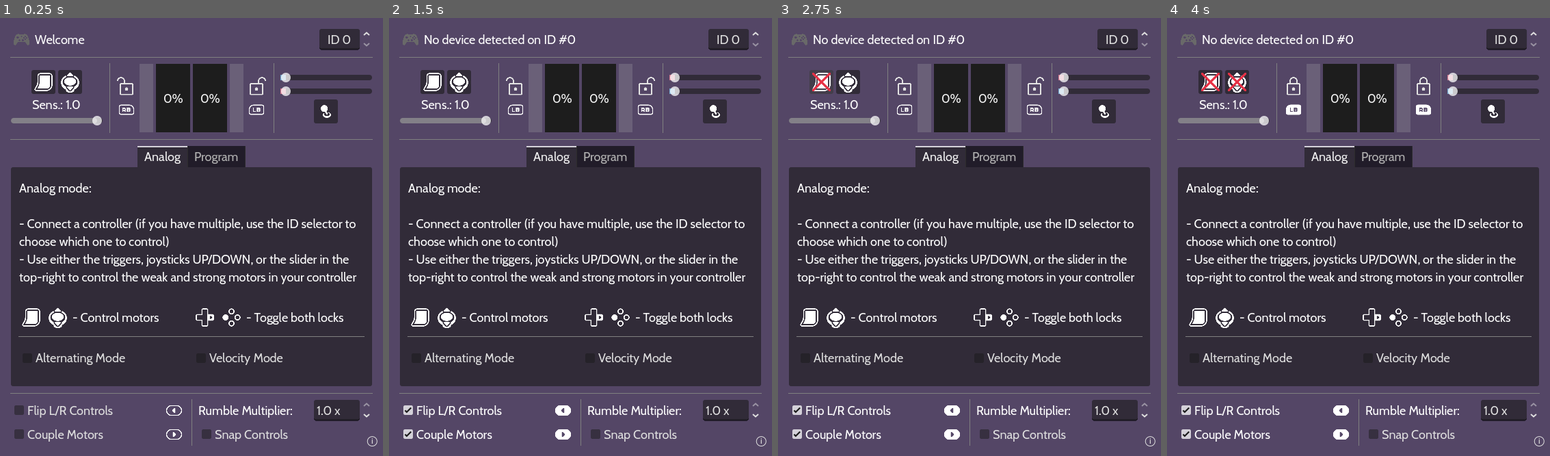
Above: before the commit, frames 1-4 (left to right).
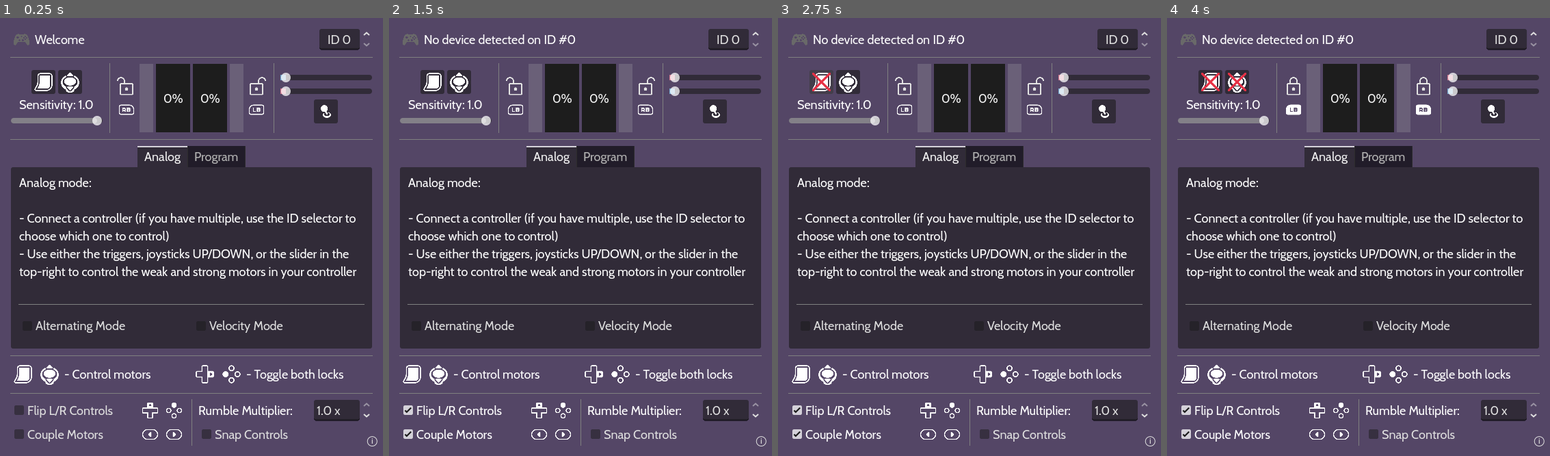
Above: after the commit, the same moments.

Repository: leosefcik/controller-rumble-tool
Game: Godot game, scene res://main.tscn
The game is run twice, just before and just after one commit, with the same random seed, the same clock (stepped at 60 frames per second) and the same inputs.
Inputs (mouse positions are in pixels of both pictures, inside the frame that each line leads up to):
- Up to frame 1 (0.25 s): no input
- Up to frame 2 (1.5 s): click "Flip L/R Controls" at 0.5 s; click "Couple Motors" at 1.25 s
- Up to frame 3 (2.75 s): click (820, 83) at 2 s
- Up to frame 4 (4 s): click (1235, 83) at 2.75 s; click (1293, 96) at 3.5 s

The runs differ from the first frame. In frame 1, 14% of the frame differs, in the area x 2-98%, y 18-97%; in frame 2, 14%; in frame 3, 14%; in frame 4, 14%.

Commit message:
happy new 2026 year v0.4 update
- Put the rumble processing logic into functions instead of randomly in _process()
- Fixed locking not working when using Velocity Mode
- Moved the controls glyphs out of the Analog tab as they'll apply to Program too
- Moved a bunch of code around
- Removed strong/weak_desired_lock values (used to store value at which to lock each motor - now, the functions use only strong/weak_power and simply don't change it if locked)
- Changed the Flip Controls and Couple Motors hotkeys, also their names in the input map
- Made the new joystick/trigger Sensitivity slider functional
- Made Flip Controls flip the order of the 2 mouse sliders

Diff:
--- a/main.gd
+++ b/main.gd
@@ -44,9 +44,6 @@
 # Lock - statuses of both motors locks and values theyre locked at
 var weak_locked := false
 var strong_locked := false
-var weak_desired_lock := 0.0
-var strong_desired_lock := 0.0
-
 
 # Mouse slider
 var weak_slider_in_use := false
@@ -71,60 +68,19 @@
 func _ready() -> void:
 	_update_glyphs()
 
+
 func _process(delta: float) -> void:
-	# Fix Frame counter
+	# Fix Frame counter - every 2 seconds ish
 	_increment_fix_frame(delta)
 
 	# Analog mode processing
 	if mode == Modes.ANALOG:
-
-		# We take the max of either the triggers/joyUP/joyDOWN for control variety
-		# first checking if they're enabled
-		var left_joy_mag := 0.0
-		var left_trigger_mag := 0.0
-		var right_joy_mag := 0.0
-		var right_trigger_mag := 0.0
-
-		if joystick_enabled:
-			left_joy_mag = maxf(
-			Input.get_action_strength("increase_rumble_left"),
-			Input.get_action_strength("decrease_rumble_left")
-			)
-			right_joy_mag = maxf(
-			Input.get_action_strength("increase_rumble_right"),
-			Input.get_action_strength("decrease_rumble_right")
-			)
-
-		if trigger_enabled:
-			left_trigger_mag = Input.get_action_strength("increase_rumble_trigger_left")
-			right_trigger_mag = Input.get_action_strength("increase_rumble_trigger_right")
-
-		var left_magnitude := maxf(left_joy_mag, left_trigger_mag)
-		var right_magnitude := maxf(right_joy_mag, right_trigger_mag)
-
-		# Mapping the controls
-		if coupled:
-			var combined_desired := maxf(left_magnitude, right_magnitude)
-			weak_desired = combined_desired
-			strong_desired = combined_desired
-		elif not flipped:
-			weak_desired = left_magnitude
-			strong_desired = right_magnitude
-		else:
-			weak_desired = right_magnitude
-			strong_desired = left_magnitude
-
-		weak_desired = maxf(weak_desired, %WeakSlider.value)
-		strong_desired = maxf(strong_desired, %StrongSlider.value)
-
-		if incremented:
-			strong_desired = snappedf(strong_desired, 0.1)
-			weak_desired = snappedf(weak_desired, 0.1)
-
-		_rumble_analog(delta)
+		_process_desired_analog() # sets desired values
+		_process_power_analog(delta) # sets final values
+		_rumble_analog() # processes final values into real rumble
 		_update_desired_gauges(weak_desired, strong_desired)
 
-		# Alternating mode check - flips controls exactly once, sets hit_zero check down
+		# Alternating mode check - flips controls exactly once, resets hit_zero check
 		if alternating_mode:
 			if (
 				(weak_power == 0.0 and strong_power == 0.0)
@@ -135,50 +91,69 @@
 				%FlipControls.button_pressed = !%FlipControls.button_pressed
 
 
-# Processing of button inputs
-func _input(event: InputEvent) -> void:
-	if event.is_action_pressed("special_right"):
-		%CoupleMotors.button_pressed = !%CoupleMotors.button_pressed
-	elif event.is_action_pressed("special_left"):
-		%FlipControls.button_pressed = !%FlipControls.button_pressed
-
-	elif event.is_action_pressed("lock_rumble_left"):
-		if coupled: _toggle_locks(1,1)
-		elif not flipped: _toggle_locks(1,0)
-		else: _toggle_locks(0,1)
-
-	elif event.is_action_pressed("lock_rumble_right"):
-		if coupled: _toggle_locks(1,1)
-		elif not flipped: _toggle_locks(0,1)
-		else: _toggle_locks(1,0)
-
-	elif event.is_action_pressed("lock_both_rumbles"):
-		_toggle_locks(1,1)
-
-
-func _toggle_locks(toggle_weak: bool, toggle_strong: bool) -> void:
-	if toggle_weak:
-		weak_locked = !weak_locked
-		weak_desired_lock = weak_desired
-	if toggle_strong:
-		strong_locked = !strong_locked
-		strong_desired_lock = strong_desired
-	_update_glyphs()
-
-
-func _rumble_analog(delta: float) -> void:
-	# Applying fix
+func _process_desired_analog() -> void:
+	# We take the max of either the triggers/joyUP/joyDOWN for control variety
+	# first checking if they're enabled
+	var left_joy_mag := 0.0
+	var left_trigger_mag := 0.0
+	var right_joy_mag := 0.0
+	var right_trigger_mag := 0.0
+
+	if joystick_enabled:
+		left_joy_mag = maxf(
+		Input.get_action_strength("increase_rumble_left"),
+		Input.get_action_strength("decrease_rumble_left")
+		)
+		right_joy_mag = maxf(
+		Input.get_action_strength("increase_rumble_right"),
+		Input.get_action_strength("decrease_rumble_right")
+		)
+
+	if trigger_enabled:
+		left_trigger_mag = Input.get_action_strength("increase_rumble_trigger_left")
+		right_trigger_mag = Input.get_action_strength("increase_rumble_trigger_right")
+
+	# Gets bigger of either joy/trigger, divs by sensitivity and caps it to 1.0
+	var left_magnitude := minf(maxf(left_joy_mag, left_trigger_mag) / control_sensitivty, 1.0)
+	var right_magnitude := minf(maxf(right_joy_mag, right_trigger_mag) / control_sensitivty, 1.0)
+
+	# Mapping the controls
+	if coupled:
+		var combined_desired := maxf(left_magnitude, right_magnitude)
+		weak_desired = combined_desired
+		strong_desired = combined_desired
+	elif not flipped:
+		weak_desired = left_magnitude
+		strong_desired = right_magnitude
+	else:
+		weak_desired = right_magnitude
+		strong_desired = left_magnitude
+
+	weak_desired = maxf(weak_desired, %WeakSlider.value)
+	strong_desired = maxf(strong_desired, %StrongSlider.value)
+
+	if incremented:
+		strong_desired = snappedf(strong_desired, 0.1)
+		weak_desired = snappedf(weak_desired, 0.1)
+
+
+func _process_power_analog(delta: float) -> void:
+	if not weak_locked:
+		if not velocity_mode:
+			weak_power = weak_desired
+		else:
+			weak_power = move_toward(weak_power, weak_desired, delta*velocity_mode_speed)
+
+	if not strong_locked:
+		if not velocity_mode:
+			strong_power = strong_desired
+		else:
+			strong_power = move_toward(strong_power, strong_desired, delta*velocity_mode_speed)
+
+
+func _rumble_analog() -> void:
+	# Applying 0.99x fix every frame after 2 seconds, otherwise it's 1.00x
 	var fix := _get_fix_multiplier()
-
-	#######
-	####### FIX LOCKED MODE BROKEN
-	######3
-	if not velocity_mode: # Regular, direct operation
-		weak_power = weak_desired if not weak_locked else weak_desired_lock
-		strong_power = strong_desired if not strong_locked else strong_desired_lock
-	else: # Velocity Mode logic
-		weak_power = move_toward(weak_power, weak_desired, delta*velocity_mode_speed)
-		strong_power = move_toward(strong_power, strong_desired, delta*velocity_mode_speed)
 
 	Input.start_joy_vibration(
 		controller_id,
@@ -224,8 +199,9 @@
 	else:
 		%StrongLockGlyph.texture = RB_ON_GLYPH if not flipped else LB_ON_GLYPH
 
-	%FlipControlsGlyph.texture = SELECT_OFF_GLYPH if not flipped else SELECT_ON_GLYPH
-	%CoupleMotorsGlyph.texture = START_OFF_GLYPH if not coupled else START_ON_GLYPH
+	# Disabled after changing the controls
+	#%FlipControlsGlyph.texture = SELECT_OFF_GLYPH if not flipped else SELECT_ON_GLYPH
+	#%CoupleMotorsGlyph.texture = START_OFF_GLYPH if not coupled else START_ON_GLYPH
 
 
 func _update_desired_gauges(weak: float, strong: float) -> void:
@@ -235,6 +211,39 @@
 func _update_power_gauges(weak: float, strong: float) -> void:
 	%WeakPower.value = weak
 	%StrongPower.value = strong
+
+
+
+## INPUT
+
+# Processing of button inputs
+func _input(event: InputEvent) -> void:
+	if event.is_action_pressed("couple_motors"):
+		%CoupleMotors.button_pressed = !%CoupleMotors.button_pressed
+	elif event.is_action_pressed("flip_controls"):
+		%FlipControls.button_pressed = !%FlipControls.button_pressed
+
+	elif event.is_action_pressed("lock_rumble_left"):
+		if coupled: _toggle_locks(1,1)
+		elif not flipped: _toggle_locks(1,0)
+		else: _toggle_locks(0,1)
+
+	elif event.is_action_pressed("lock_rumble_right"):
+		if coupled: _toggle_locks(1,1)
+		elif not flipped: _toggle_locks(0,1)
+		else: _toggle_locks(1,0)
+
+	elif event.is_action_pressed("lock_both_rumbles"):
+		_toggle_locks(1,1)
+
+
+func _toggle_locks(toggle_weak: bool, toggle_strong: bool) -> void:
+	if toggle_weak:
+		weak_locked = !weak_locked
+	if toggle_strong:
+		strong_locked = !strong_locked
+	_update_glyphs()
+
 
 ### CONTROLLER
 
@@ -253,7 +262,8 @@
 
 
 func _on_controller_id_box_value_changed(value: float) -> void:
-	controller_name = "this is changed so the label update in _on_controller_check_timer_timeout() triggers"
+	# this is changed so the label update in _on_controller_check_timer_timeout() triggers
+	controller_name = "asdfasf"
 	controller_id = int(value)
 
 
@@ -298,7 +308,7 @@
 
 func _on_control_sensitivity_slider_value_changed(value: float) -> void:
 	control_sensitivty = value
-	%ControlSensitivityLabel.text = str("Sens.: ", value)
+	%ControlSensitivityLabel.text = str("Sensitivity: ", value)
 
 
 ### SETTINGS
@@ -309,7 +319,7 @@
 func _on_flip_controls_toggled(toggled_on: bool) -> void:
 	flipped = toggled_on
 	# Flip mouse slides too. A bit ugly but eh
-	if flipped: %WeakSlider.get_parent().move_child(%WeakSlider, 2)
+	if toggled_on: %WeakSlider.get_parent().move_child(%WeakSlider, 2)
 	else: %WeakSlider.get_parent().move_child(%WeakSlider, 1)
 	_update_glyphs() # to update LB/RB glyphs
 
--- a/main.tscn
+++ b/main.tscn
@@ -21,6 +21,8 @@
 [ext_resource type="Texture2D" uid="uid://c4k7h56m5qum3" path="res://icon/kenney_glyphs/Generic/generic_joystick_left.png" id="17_074og"]
 [ext_resource type="Texture2D" uid="uid://cobfw7wvbxehb" path="res://icon/kenney_glyphs/Nintendo Switch/switch_dpad_right_outline.png" id="19_getpj"]
 [ext_resource type="Texture2D" uid="uid://77sud8rl3qs8" path="res://icon/kenney_glyphs/Nintendo Switch/switch_buttons_left_outline.png" id="20_ryguw"]
+[ext_resource type="Texture2D" uid="uid://dpbkmplgtdokt" path="res://icon/kenney_glyphs/Nintendo Switch/switch_dpad_up_outline.png" id="21_d13ii"]
+[ext_resource type="Texture2D" uid="uid://cr4gsturnc2nc" path="res://icon/kenney_glyphs/Nintendo Switch/switch_buttons_up_outline.png" id="22_1u8w0"]
 
 [sub_resource type="StyleBoxFlat" id="StyleBoxFlat_1bvp3"]
 bg_color = Color(0.66, 0.66, 0.66, 0.27058825)
@@ -195,13 +197,14 @@
 [node name="ControlSensitivityLabel" type="Label" parent="UI/MainVBox/Gauges/LeftOfGauge/VBoxContainer"]
 unique_name_in_owner = true
 layout_mode = 2
-text = "Sens.: 1.0"
+text = "Sensitivity: 1.0"
 horizontal_alignment = 1
 
 [node name="ControlSensitivitySlider" type="HSlider" parent="UI/MainVBox/Gauges/LeftOfGauge/VBoxContainer"]
 layout_mode = 2
 tooltip_text = "Sensitivity of trigger/joystick.
-The lower the number, the less you have to push to reach 100% power."
+The lower this number is, the less you have to push to reach 100% power.
+If you push the trigger/joystick further, it'll stay at 100%."
 min_value = 0.01
 max_value = 1.0
 step = 0.01
@@ -401,51 +404,6 @@
 "
 autowrap_mode = 3
 
-[node name="HBoxContainer2" type="HBoxContainer" parent="UI/MainVBox/ModeTabs/Analog/VBoxContainer"]
-layout_mode = 2
-
-[node name="HBoxContainer2" type="HBoxContainer" parent="UI/MainVBox/ModeTabs/Analog/VBoxContainer/HBoxContainer2"]
-custom_minimum_size = Vector2(0, 35)
-layout_mode = 2
-size_flags_horizontal = 3
-
-[node name="GlyphIcon" type="TextureRect" parent="UI/MainVBox/ModeTabs/Analog/VBoxContainer/HBoxContainer2/HBoxContainer2"]
-layout_mode = 2
-texture = ExtResource("14_2cqfq")
-expand_mode = 2
-stretch_mode = 5
-
-[node name="GlyphIcon2" type="TextureRect" parent="UI/MainVBox/ModeTabs/Analog/VBoxContainer/HBoxContainer2/HBoxContainer2"]
-layout_mode = 2
-texture = ExtResource("14_vivmo")
-expand_mode = 2
-stretch_mode = 5
-
-[node name="Label" type="Label" parent="UI/MainVBox/ModeTabs/Analog/VBoxContainer/HBoxContainer2/HBoxContainer2"]
-layout_mode = 2
-text = "- Control motors"
-
-[node name="HBoxContainer" type="HBoxContainer" parent="UI/MainVBox/ModeTabs/Analog/VBoxContainer/HBoxContainer2"]
-custom_minimum_size = Vector2(0, 35)
-layout_mode = 2
-size_flags_horizontal = 3
-
-[node name="GlyphIcon" type="TextureRect" parent="UI/MainVBox/ModeTabs/Analog/VBoxContainer/HBoxContainer2/HBoxContainer"]
-layout_mode = 2
-texture = ExtResource("19_getpj")
-expand_mode = 2
-stretch_mode = 5
-
-[node name="GlyphIcon2" type="TextureRect" parent="UI/MainVBox/ModeTabs/Analog/VBoxContainer/HBoxContainer2/HBoxContainer"]
-layout_mode = 2
-texture = ExtResource("20_ryguw")
-expand_mode = 2
-stretch_mode = 5
-
-[node name="Label" type="Label" parent="UI/MainVBox/ModeTabs/Analog/VBoxContainer/HBoxContainer2/HBoxContainer"]
-layout_mode = 2
-text = "- Toggle both locks"
-
 [node name="HSeparator" type="HSeparator" parent="UI/MainVBox/ModeTabs/Analog/VBoxContainer"]
 layout_mode = 2
 
@@ -650,6 +608,54 @@
 [node name="HSeparator3" type="HSeparator" parent="UI/MainVBox"]
 layout_mode = 2
 
+[node name="HBoxContainer2" type="HBoxContainer" parent="UI/MainVBox"]
+layout_mode = 2
+
+[node name="HBoxContainer2" type="HBoxContainer" parent="UI/MainVBox/HBoxContainer2"]
+custom_minimum_size = Vector2(0, 35)
+layout_mode = 2
+size_flags_horizontal = 3
+
+[node name="GlyphIcon" type="TextureRect" parent="UI/MainVBox/HBoxContainer2/HBoxContainer2"]
+layout_mode = 2
+texture = ExtResource("14_2cqfq")
+expand_mode = 2
+stretch_mode = 5
+
+[node name="GlyphIcon2" type="TextureRect" parent="UI/MainVBox/HBoxContainer2/HBoxContainer2"]
+layout_mode = 2
+texture = ExtResource("14_vivmo")
+expand_mode = 2
+stretch_mode = 5
+
+[node name="Label" type="Label" parent="UI/MainVBox/HBoxContainer2/HBoxContainer2"]
+layout_mode = 2
+text = "- Control motors"
+
+[node name="HBoxContainer" type="HBoxContainer" parent="UI/MainVBox/HBoxContainer2"]
+custom_minimum_size = Vector2(0, 35)
+layout_mode = 2
+size_flags_horizontal = 3
+
+[node name="GlyphIcon" type="TextureRect" parent="UI/MainVBox/HBoxContainer2/HBoxContainer"]
+layout_mode = 2
+texture = ExtResource("19_getpj")
+expand_mode = 2
+stretch_mode = 5
+
+[node name="GlyphIcon2" type="TextureRect" parent="UI/MainVBox/HBoxContainer2/HBoxContainer"]
+layout_mode = 2
+texture = ExtResource("20_ryguw")
+expand_mode = 2
+stretch_mode = 5
+
+[node name="Label" type="Label" parent="UI/MainVBox/HBoxContainer2/HBoxContainer"]
+layout_mode = 2
+text = "- Toggle both locks"
+
+[node name="HSeparator4" type="HSeparator" parent="UI/MainVBox"]
+layout_mode = 2
+
 [node name="Settings" type="VBoxContainer" parent="UI/MainVBox"]
 layout_mode = 2
 
@@ -670,23 +676,35 @@
 tooltip_text = "Flips the triggers/joysticks that control each motor"
 text = "Flip L/R Controls"
 
+[node name="FlipControlsGlyph2" type="TextureRect" parent="UI/MainVBox/Settings/HBoxContainer3/VBoxContainer/HBoxContainer"]
+unique_name_in_owner = true
+layout_mode = 2
+texture = ExtResource("21_d13ii")
+expand_mode = 2
+
 [node name="FlipControlsGlyph" type="TextureRect" parent="UI/MainVBox/Settings/HBoxContainer3/VBoxContainer/HBoxContainer"]
+unique_name_in_owner = true
+layout_mode = 2
+texture = ExtResource("22_1u8w0")
+expand_mode = 2
+
+[node name="HBoxContainer2" type="HBoxContainer" parent="UI/MainVBox/Settings/HBoxContainer3/VBoxContainer"]
+layout_mode = 2
+
+[node name="CoupleMotors" type="CheckBox" parent="UI/MainVBox/Settings/HBoxContainer3/VBoxContainer/HBoxContainer2"]
+unique_name_in_owner = true
+layout_mode = 2
+size_flags_horizontal = 3
+tooltip_text = "Control both motors together with either L/R input"
+text = "Couple Motors"
+
+[node name="CoupleMotorsGlyph" type="TextureRect" parent="UI/MainVBox/Settings/HBoxContainer3/VBoxContainer/HBoxContainer2"]
 unique_name_in_owner = true
 layout_mode = 2
 texture = ExtResource("8_yaehf")
 expand_mode = 2
 
-[node name="HBoxContainer2" type="HBoxContainer" parent="UI/MainVBox/Settings/HBoxContainer3/VBoxContainer"]
-layout_mode = 2
-
-[node name="CoupleMotors" type="CheckBox" parent="UI/MainVBox/Settings/HBoxContainer3/VBoxContainer/HBoxContainer2"]
-unique_name_in_owner = true
-layout_mode = 2
-size_flags_horizontal = 3
-tooltip_text = "Control both motors together with either L/R input"
-text = "Couple Motors"
-
-[node name="CoupleMotorsGlyph" type="TextureRect" parent="UI/MainVBox/Settings/HBoxContainer3/VBoxContainer/HBoxContainer2"]
+[node name="CoupleMotorsGlyph2" type="TextureRect" parent="UI/MainVBox/Settings/HBoxContainer3/VBoxContainer/HBoxContainer2"]
 unique_name_in_owner = true
 layout_mode = 2
 texture = ExtResource("10_cegan")
@@ -794,7 +812,7 @@
 bbcode_enabled = true
 text = "[center][b]Controller Rumble Tool[/b]
 (Gamepad Vibration Massager)
-[i]v0.3.1[/i][/center]
+[i]v0.4[/i][/center]
 
 Credits:
 [ul]Cabin Font - [url]https://github.com/impallari/Cabin[/url]
--- a/project.godot
+++ b/project.godot
@@ -11,7 +11,7 @@
 [application]
 
 config/name="Controller Rumble Tool (Gamepad Vibration Massager)"
-config/version="0.3.1"
+config/version="0.4"
 run/main_scene="uid://cmikhaqwhlrq1"
 config/features=PackedStringArray("4.5", "GL Compatibility")
 run/low_processor_mode=true
@@ -52,14 +52,10 @@
 "events": [Object(InputEventJoypadMotion,"resource_local_to_scene":false,"resource_name":"","device":-1,"axis":3,"axis_value":1.0,"script":null)
 ]
 }
-special_right={
+couple_motors={
 "deadzone": 0.2,
 "events": [Object(InputEventJoypadButton,"resource_local_to_scene":false,"resource_name":"","device":-1,"button_index":6,"pressure":0.0,"pressed":true,"script":null)
-]
-}
-special_left={
-"deadzone": 0.2,
-"events": [Object(InputEventJoypadButton,"resource_local_to_scene":false,"resource_name":"","device":-1,"button_index":4,"pressure":0.0,"pressed":true,"script":null)
+, Object(InputEventJoypadButton,"resource_local_to_scene":false,"resource_name":"","device":-1,"button_index":4,"pressure":0.0,"pressed":true,"script":null)
 ]
 }
 lock_rumble_left={
@@ -94,6 +90,12 @@
 "events": [Object(InputEventJoypadMotion,"resource_local_to_scene":false,"resource_name":"","device":-1,"axis":5,"axis_value":1.0,"script":null)
 ]
 }
+flip_controls={
+"deadzone": 0.2,
+"events": [Object(InputEventJoypadButton,"resource_local_to_scene":false,"resource_name":"","device":-1,"button_index":3,"pressure":0.0,"pressed":true,"script":null)
+, Object(InputEventJoypadButton,"resource_local_to_scene":false,"resource_name":"","device":-1,"button_index":11,"pressure":0.0,"pressed":true,"script":null)
+]
+}
 
 [rendering]
 
Not shown: 1 places in main.tscn that only renumber resources
